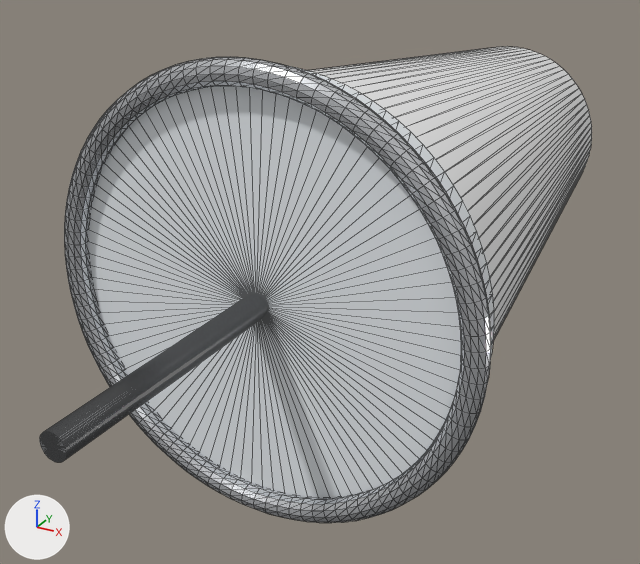
An edit to the glTF model tumbler_conique.glb, drawn before and after from the same camera.
Rendered twice from a camera (50 mm lens) standing at (0.91, -3.02, 0.78) and looking at (-0.08, -1.21, -0.12). Every picture has the same lights, and +X, +Y and +Z are marked at lower left. The first picture is the older version. Mesh edges are drawn as thin lines. Where no turn or scale is listed for an object, it has been applied to the vertices.

Names of what the first picture shows: 'geometry_0', 'geometry_2', 'geometry_3', 'geometry_4'.
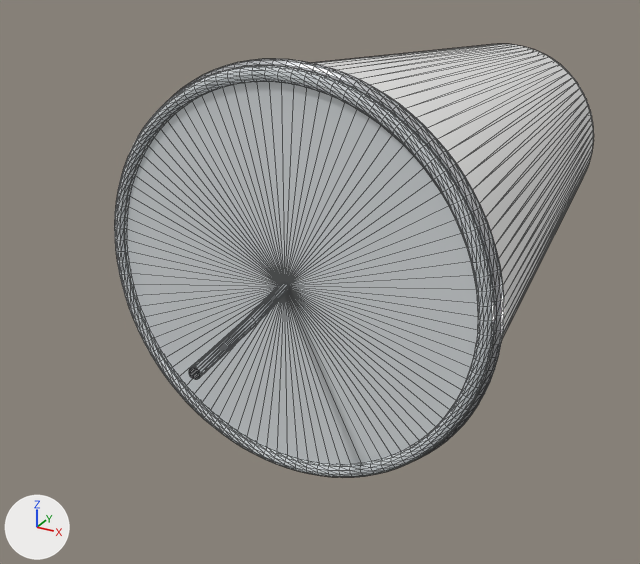
What differs and where, as boxes (x1, y1, x2, y2) in the pictures (640 x 564 px):
'geometry_2', deleted
    before: (88, 66, 494, 498)
'Dessus_couvercle', added
    after: (126, 82, 478, 465)
'geometry_0', reshaped
    before: (308, 47, 592, 341)
    after: (313, 44, 594, 338)
'geometry_3', deleted
    before: (64, 57, 491, 523)
'Couvercle_transparent', added
    after: (114, 66, 495, 477)
'geometry_4', deleted
    before: (40, 294, 268, 462)
'Bord_inox', added (mostly hidden)
    after: (171, 59, 504, 461)
'Paille_inox', added
    after: (189, 281, 290, 379)

The change, as a list of edits to the scene's bpy script:
```text
Change mat_material_1:
    mat_material_1.base_color: (0.745, 0.765, 0.792) -> (0.706, 0.725, 0.745)  # white #e0e3e6 -> light grey #dbdde0
    mat_material_1.roughness: 0.2 -> 0.22
Change mat_material_2:
    mat_material_2.base_color: (0.863, 0.902, 0.933) -> (0.839, 0.886, 0.91)  # white #eff4f7 -> white #ecf2f5
    mat_material_2.metallic: 0.05 -> 0.08
    mat_material_2.alpha: 1.0 -> 0.706
Change me_geometry_0:
    used by ob_geometry_0; location = (0.0, 0.0, 0.0)
    remove me_geometry_0.from_pydata(...)  # 192 vertices, 192 faces; spans x -0.45..0.45, y -1.55..0.0, z -0.45..0.45
    add me_geometry_0.from_pydata(...)  # 578 vertices, 1152 faces; spans x -0.46..0.46, y -1.5..0.0, z -0.46..0.46
    me_geometry_0 part 1: 192 vertices removed from x -0.45..0.45, y -1.55..0.0, z -0.45..0.45; 578 vertices added at x -0.46..0.46, y -1.5..0.0, z -0.46..0.46
Add me_paille_inox:
    me_paille_inox.from_pydata(...)  # 42 vertices, 56 faces; spans x -0.012..0.067, y -1.921..-1.508, z -0.012..0.012
    me_paille_inox.materials.append(mat_material_1)  # light grey #dbdde0
Add me_dessus_couvercle:
    me_dessus_couvercle.from_pydata(...)  # a 96-sided cylinder along y spanning x -0.442..0.442, y -1.517..-1.495, z -0.442..0.442
    me_dessus_couvercle.materials.append(mat_material_2)  # white #ecf2f5
Add me_couvercle_transparent:
    me_couvercle_transparent.from_pydata(...)  # a torus around y (ring radius 0.453, tube radius 0.016) spanning x -0.469..0.469, y -1.531..-1.499, z -0.469..0.469
    me_couvercle_transparent.materials.append(mat_material_2)  # white #ecf2f5
Add me_bord_inox:
    me_bord_inox.from_pydata(...)  # a torus around y (ring radius 0.46, tube radius 0.018) spanning x -0.478..0.478, y -1.503..-1.467, z -0.478..0.478
    me_bord_inox.materials.append(mat_material_1)  # light grey #dbdde0
Remove ob_geometry_2:
    ob_geometry_2 = bpy.data.objects.new('geometry_2', me_geometry_2)
    ob_geometry_2.location = (0.0, 0.0, 0.0)
Remove ob_geometry_3:
    ob_geometry_3 = bpy.data.objects.new('geometry_3', me_geometry_3)
    ob_geometry_3.location = (0.0, 0.0, 0.0)
Remove ob_geometry_4:
    ob_geometry_4 = bpy.data.objects.new('geometry_4', me_geometry_4)
    ob_geometry_4.location = (0.0, 0.0, 0.0)
Add ob_paille_inox:
    ob_paille_inox = bpy.data.objects.new('Paille_inox', me_paille_inox)
    ob_paille_inox.location = (0.0, 0.0, 0.0)
Add ob_dessus_couvercle:
    ob_dessus_couvercle = bpy.data.objects.new('Dessus_couvercle', me_dessus_couvercle)
    ob_dessus_couvercle.location = (0.0, 0.0, 0.0)
Add ob_couvercle_transparent:
    ob_couvercle_transparent = bpy.data.objects.new('Couvercle_transparent', me_couvercle_transparent)
    ob_couvercle_transparent.location = (0.0, 0.0, 0.0)
Add ob_bord_inox:
    ob_bord_inox = bpy.data.objects.new('Bord_inox', me_bord_inox)
    ob_bord_inox.location = (0.0, 0.0, 0.0)
```
